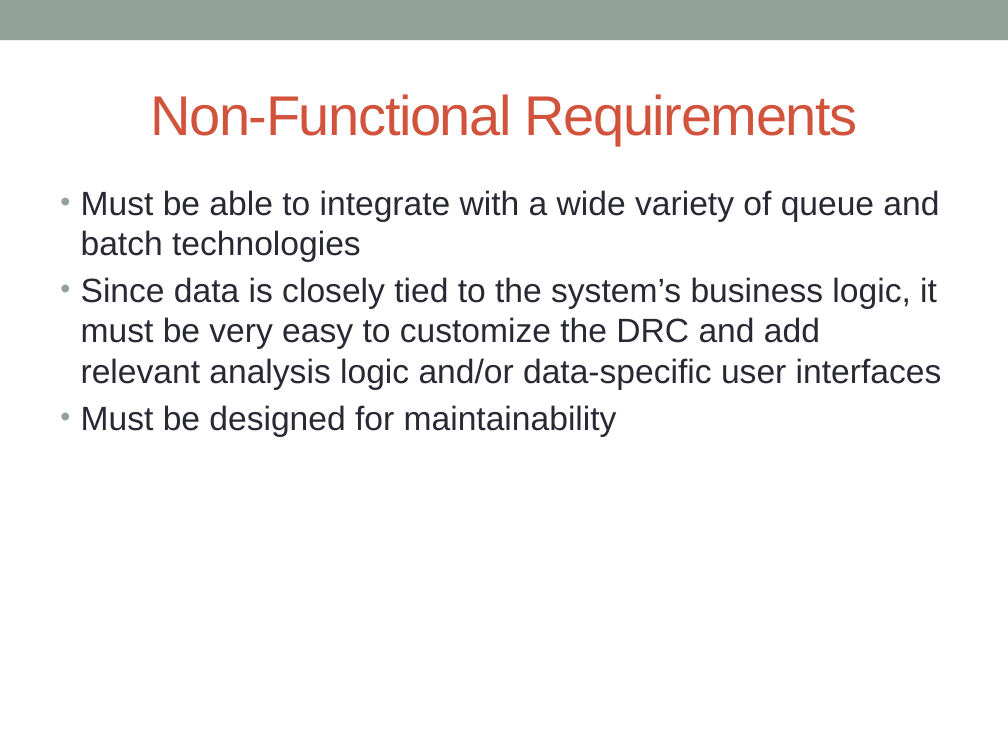
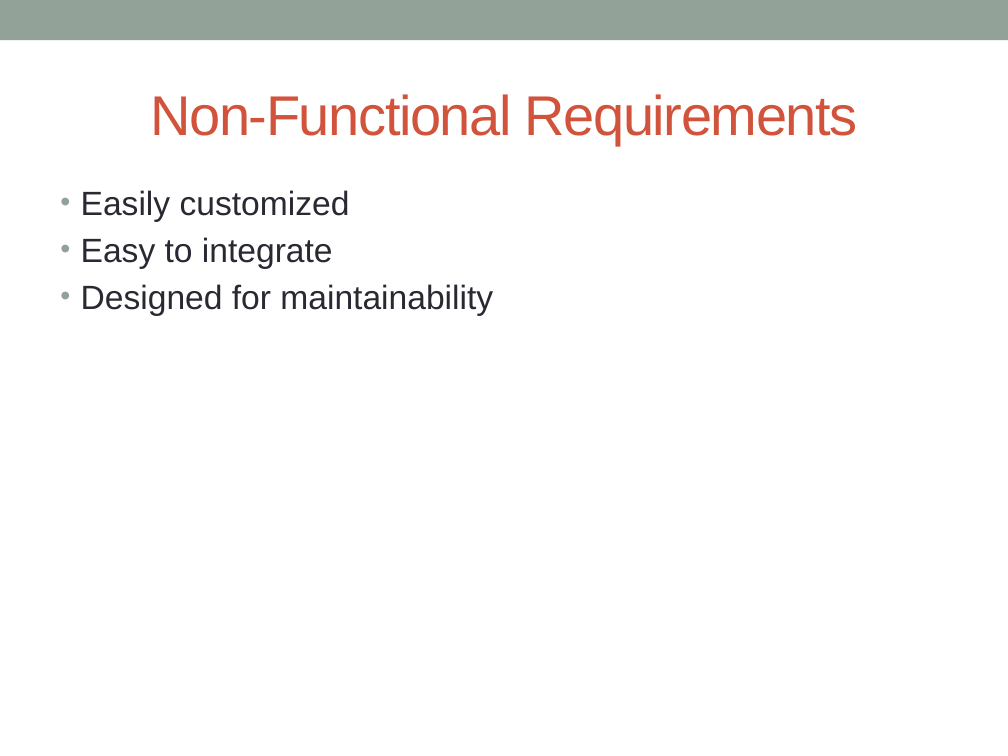
Before and after one commit to Kloudtek/data-repair-center, a slide deck: slide 7 of data-repair-center-presentation.pptx. Drawn at 1008x756 pixels with LibreOffice and Linux fonts; fonts in the diff are those of the drawing. Boxes give left, top, right and bottom in pixels: in the first picture for what was removed or moved away, otherwise in the second. Text is boxed around its words. In the diff, an @@ line names an element or a change of style, - is before the commit and + after.

```diff
--- a/data-repair-center-presentation.pptx
+++ b/data-repair-center-presentation.pptx
@@ text at [81,190,493,316]: text changed @@
-• Must be able to integrate with a wide variety of queue and batch technologies
-• Since data is closely tied to the system’s business logic, it must be very easy to customize the DRC and add relevant analysis logic and/or data-specific user interfaces
-• Must be designed for maintainability
+• Easily customized
+• Easy to integrate
+• Designed for maintainability
```
Also in this commit, not shown: 5 other slides changed, 2 slides added, 2 other files.
